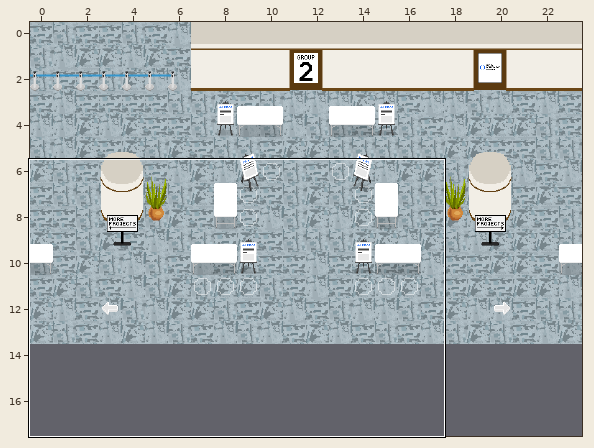
Two states of a Tiled map (JSON), maps/UCC_Foyer_2.json. The picture above shows the old version from afar; the outline marks the close-up.
Close-up. Old version:
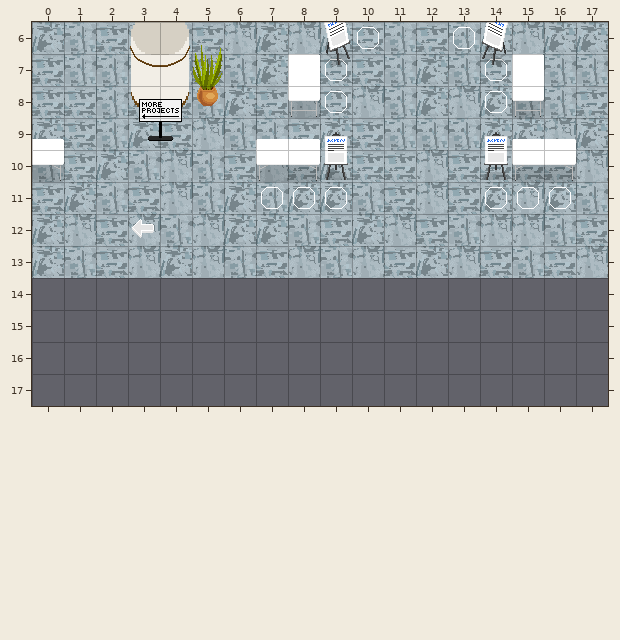
Cells are 32x32 px. Shown: x 0..17, y 6..17. The commit also changed other parts of the map, which this record leaves out. The old version is drawn lined up with the new one.
And afterwards:
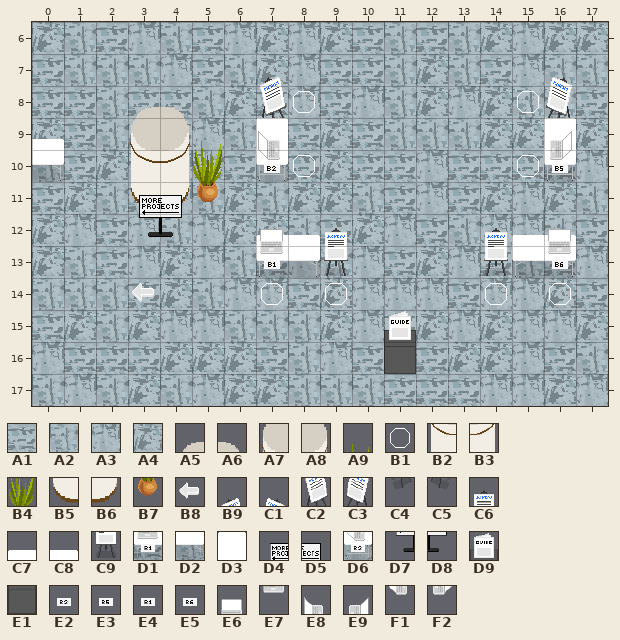
Key: from "Chunk 1": A1 4, A2 5, A3 6, A4 7, A5 19, A6 20, A7 21, A8 22, A9 23, B1 24, B2 25, B3 26, B4 27, B5 28, B6 29, B7 30, B8 31, B9 39, C1 40, C2 41, C3 42, C4 43, C5 44, C6 45, C7 46, C8 47, C9 48, D1 49, D2 50, D3 51, D4 52, D5 53, D6 54, D7 57, D8 58, D9 64, E1 65, E2 68, E3 69, E4 70, E5 71, E6 72, E7 73, E8 74, E9 75, F1 76, F2 77.
__ is an empty cell.
Tiles of an added or newly shown layer are drawn over the layers below it.
See-through tiles are keyed as they look on the map.
Changes in this commit:
{"change": "map size 24x14 -> 24x18 cells"}
{"where": "layer \"floor\""}
{"y":14,"x":0,"old":"__ __ __ __ __ __ __ __ __ __ __ __ __ __ __ __ __ __","new":"A2 A2 A2 A1 A4 A2 A3 A3 A1 A4 A3 A3 A3 A1 A3 A3 A4 A1"}
{"y":15,"x":0,"old":"__ __ __ __ __ __ __ __ __ __ __ __ __ __ __ __ __ __","new":"A1 A4 A2 A4 A3 A3 A2 A2 A2 A4 A3 A1 A4 A3 A4 A3 A3 A4"}
{"y":16,"x":0,"old":"__ __ __ __ __ __ __ __ __ __ __","new":"A3 A1 A1 A1 A4 A4 A4 A1 A2 A3 A1"}
{"y":16,"x":12,"old":"__ __ __ __ __ __","new":"A1 A4 A4 A3 A1 A2"}
{"y":17,"x":0,"old":"__ __ __ __ __ __ __ __ __ __ __ __ __ __ __ __ __ __","new":"A2 A3 A2 A4 A2 A3 A4 A4 A2 A2 A2 A1 A1 A1 A3 A3 A4 A3"}
{"where": "layer \"walls\""}
{"y":6,"x":3,"old":"A7 A8 A9","new":"__ __ __"}
{"y":6,"x":10,"old":"B1","new":"__"}
{"y":6,"x":13,"old":"B1","new":"__"}
{"y":7,"x":3,"old":"B2 B3 B4","new":"__ __ __"}
{"y":7,"x":9,"old":"B1","new":"__"}
{"y":7,"x":14,"old":"B1","new":"__"}
{"y":8,"x":3,"old":"B5 B6 B7","new":"A5 A6 __"}
{"y":8,"x":9,"old":"B1","new":"__"}
{"y":8,"x":14,"old":"B1","new":"__"}
{"y":9,"x":3,"old":"__ __ __","new":"A7 A8 A9"}
{"y":10,"x":3,"old":"__ __ __","new":"B2 B3 B4"}
{"y":11,"x":3,"old":"__ __ __","new":"B5 B6 B7"}
{"y":11,"x":7,"old":"B1 B1 B1","new":"__ __ __"}
{"y":11,"x":14,"old":"B1 B1 B1","new":"__ __ __"}
{"y":12,"x":3,"old":"B8","new":"__"}
{"where": "layer \"Indicators\" (added)"}
{"y":8,"x":8,"old":"__","new":"B1"}
{"y":8,"x":15,"old":"__","new":"B1"}
{"y":10,"x":8,"old":"__","new":"B1"}
{"y":10,"x":15,"old":"__","new":"B1"}
{"y":14,"x":3,"old":"__","new":"B8"}
{"y":14,"x":7,"old":"__","new":"B1"}
{"y":14,"x":9,"old":"__","new":"B1"}
{"y":14,"x":14,"old":"__","new":"B1"}
{"y":14,"x":16,"old":"__","new":"B1"}
{"where": "layer \"belowFurniture\""}
{"y":6,"x":9,"old":"C2","new":"__"}
{"y":6,"x":14,"old":"C3","new":"__"}
{"y":7,"x":7,"old":"__","new":"B9"}
{"y":7,"x":9,"old":"C4","new":"__"}
{"y":7,"x":14,"old":"C5","new":"__"}
{"y":7,"x":16,"old":"__","new":"C1"}
{"y":8,"x":7,"old":"__","new":"C2"}
{"y":8,"x":16,"old":"__","new":"C3"}
{"y":9,"x":7,"old":"__","new":"C4"}
{"y":9,"x":16,"old":"__","new":"C5"}
{"where": "layer \"furniture\""}
{"y":7,"x":8,"old":"D3","new":"__"}
{"y":7,"x":15,"old":"D3","new":"__"}
{"y":8,"x":3,"old":"D4 D5","new":"__ __"}
{"y":8,"x":8,"old":"D6","new":"__"}
{"y":8,"x":15,"old":"D6","new":"__"}
{"y":9,"x":3,"old":"D7 D8","new":"__ __"}
{"y":9,"x":7,"old":"C7 C8 C6","new":"D3 __ __"}
{"y":9,"x":14,"old":"C6 C7 C8","new":"__ __ D3"}
{"y":10,"x":7,"old":"D1 D2 C9","new":"D6 __ __"}
{"y":10,"x":14,"old":"C9 D1 D2","new":"__ __ D6"}
{"y":11,"x":3,"old":"__ __","new":"D4 D5"}
{"y":12,"x":3,"old":"__ __","new":"D7 D8"}
{"y":12,"x":7,"old":"__ __ __","new":"C7 C8 C6"}
{"y":12,"x":14,"old":"__ __ __","new":"C6 C7 C8"}
{"y":13,"x":7,"old":"__ __ __","new":"D1 D2 C9"}
{"y":13,"x":14,"old":"__ __ __","new":"C9 D1 D2"}
{"y":15,"x":11,"old":"__","new":"D9"}
{"y":16,"x":11,"old":"__","new":"E1"}
{"where": "layer \"aboveFurniture\""}
{"y":10,"x":7,"old":"__","new":"E2"}
{"y":10,"x":16,"old":"__","new":"E3"}
{"y":13,"x":7,"old":"__","new":"E4"}
{"y":13,"x":16,"old":"__","new":"E5"}
{"where": "layer \"Tile Layer 30\" (added)"}
{"y":9,"x":7,"old":"__","new":"E8"}
{"y":9,"x":16,"old":"__","new":"E9"}
{"y":10,"x":7,"old":"__","new":"F1"}
{"y":10,"x":16,"old":"__","new":"F2"}
{"y":12,"x":7,"old":"__","new":"E6"}
{"y":12,"x":16,"old":"__","new":"E6"}
{"y":13,"x":7,"old":"__","new":"E7"}
{"y":13,"x":16,"old":"__","new":"E7"}
{"where": "layer \"abovePlayer1\""}
{"y":8,"x":3,"old":"__ __","new":"A5 A6"}
